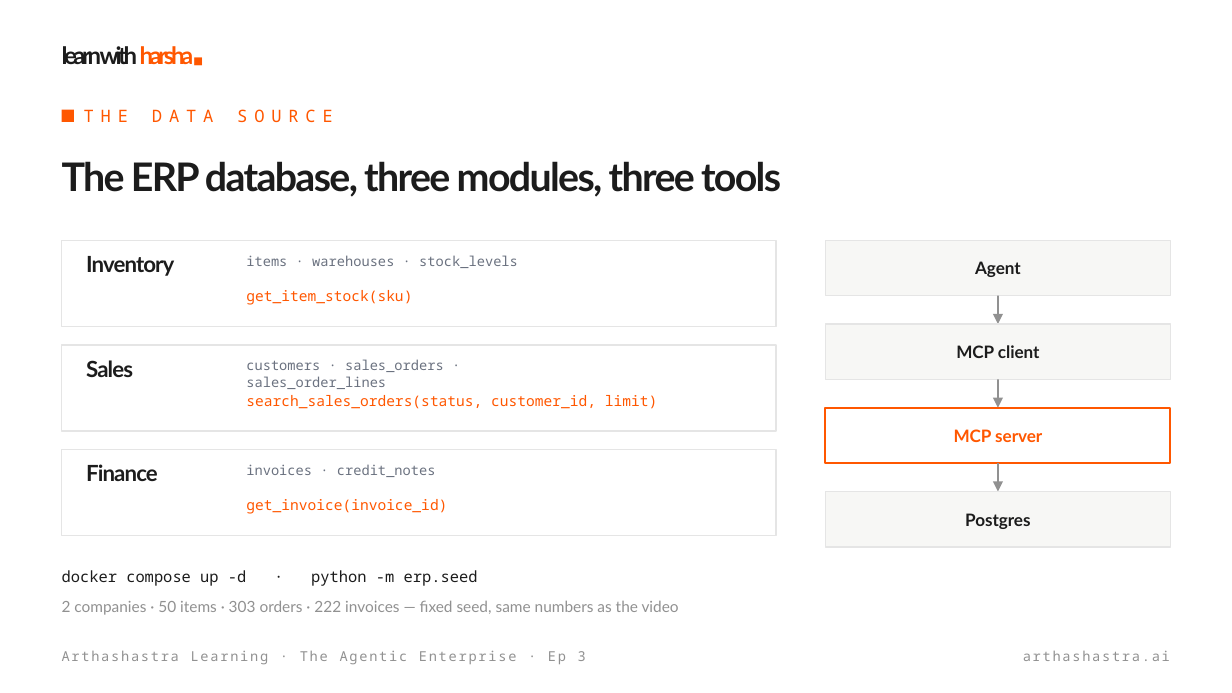
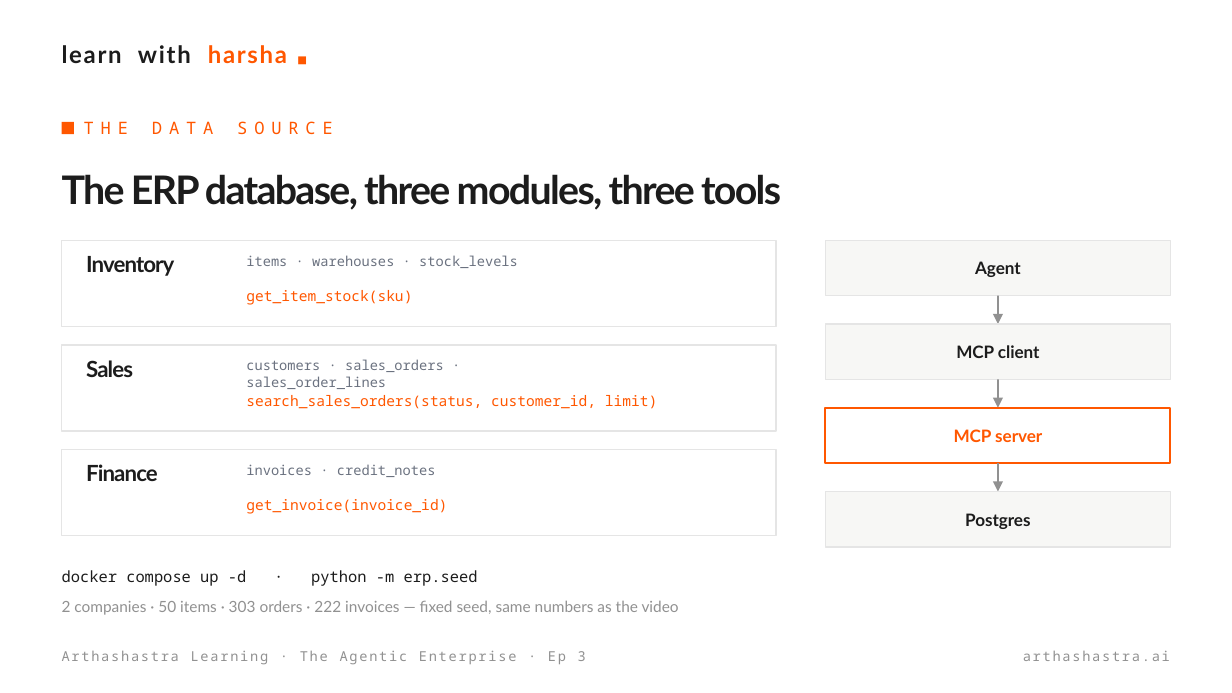
Before and after one commit to harsha47ai/agentic-ai, a slide deck: slide 6 of episodes/03-first-mcp-server/slides/ep03-first-mcp-server.pptx. Drawn at 1232x693 pixels with LibreOffice and Linux fonts; fonts in the diff are those of the drawing; background and template pictures are left out. Boxes give left, top, right and bottom in pixels: in the first picture for what was removed or moved away, otherwise in the second. Text is boxed around its words. In the diff, an @@ line names an element or a change of style, - is before the commit and + after.

```diff
--- a/episodes/03-first-mcp-server/slides/ep03-first-mcp-server.pptx
+++ b/episodes/03-first-mcp-server/slides/ep03-first-mcp-server.pptx
@@ text at [62, 45, 287, 64]: spaces changed @@
-learn with harsha■
+learn with harsha ■
@@ 2 texts, 1 rectangle: place and size @@
-2 texts, 1 rectangle at [62, 109, 781, 197]
+2 texts, 1 rectangle at [62, 121, 781, 210]
```
Also in this commit, not shown: 12 other slides changed, 3 other files.
